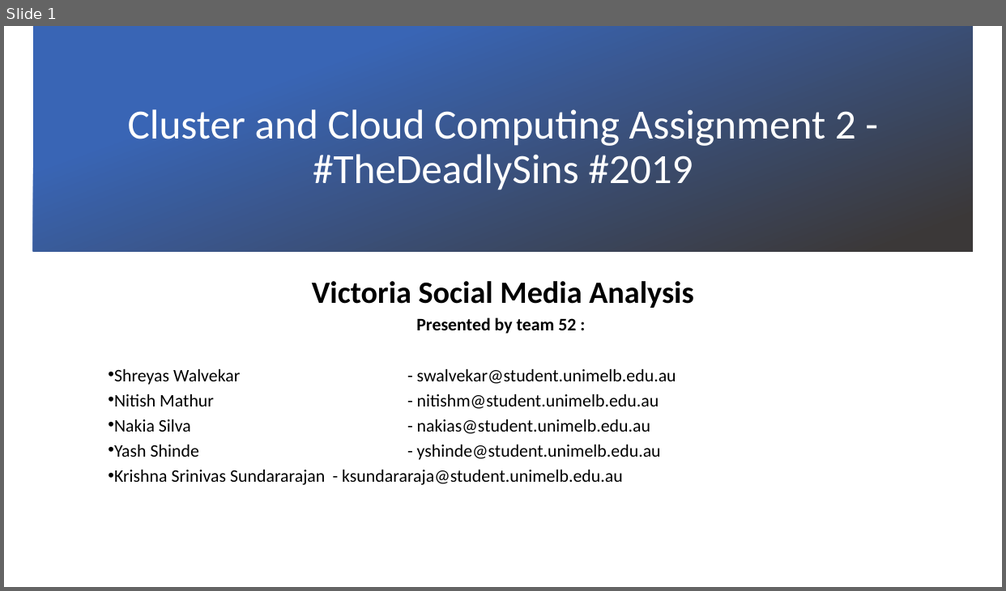
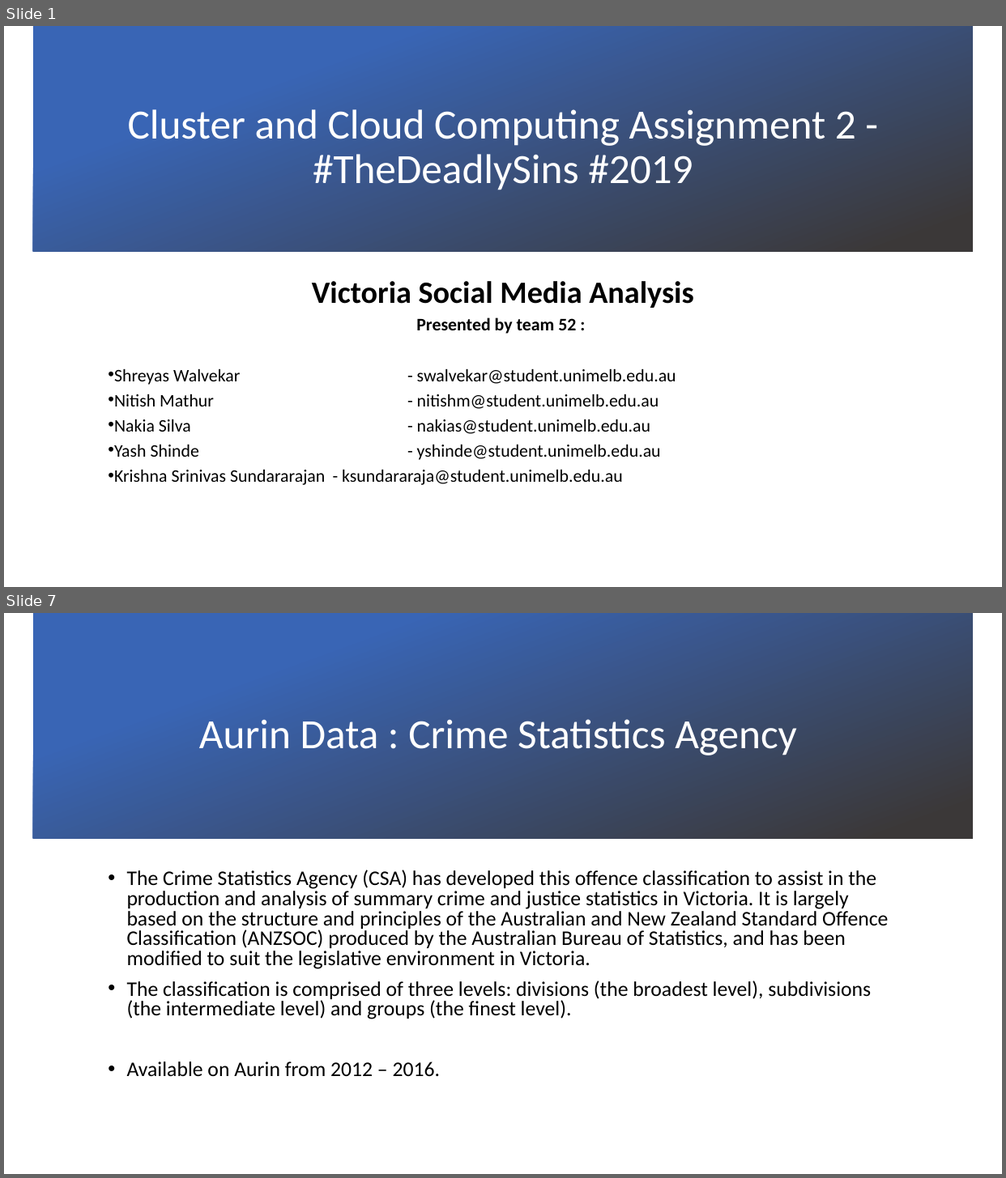
Before and after one commit to demiGod095/Cloud-GOT-Crimes, a slide deck: Presentation.pptx. Shown one above the other, each under a label of ours: slide 1 before the commit, slides 1 and 7 after it; the slides between them are not shown. The pictures are 1006x591 and 1006x1178 pixels, drawn with LibreOffice and Linux fonts; fonts in the diff are those of the drawing; background and template pictures are left out. Boxes give left, top, right and bottom in pixels: in the first picture for what was removed or moved away, otherwise in the second. Text is boxed around its words. In the diff, an @@ line names an element or a change of style, - is before the commit and + after.

```diff
--- a/Presentation.pptx
+++ b/Presentation.pptx
@@ slide 7 added at [4,613,1002,1174], background picture (left out) @@
@@ rectangle added at [33,613,974,838], fill gradient #3965B5 to #3B3838 @@
@@ title added at [199,719,797,756], 40 pt, text #FFFFFF @@
+Aurin Data : Crime Statistics Agency
@@ text added at [127,870,888,1077], 20 pt, text #000000 @@
+• The Crime Statistics Agency (CSA) has developed this offence classification to assist in the production and analysis of summary crime and justice statistics in Victoria. It is largely based on the structure and principles of the Australian and New Zealand Standard Offence Classification (ANZSOC) produced by the Australian Bureau of Statistics, and has been modified to suit the legislative environment in Victoria.
+• The classification is comprised of three levels: divisions (the broadest level), subdivisions (the intermediate level) and groups (the finest level).
+• Available on Aurin from 2012 – 2016.
```
Also in this commit, not shown: 1 slide changed, 14 other slides added, 3 other files.
